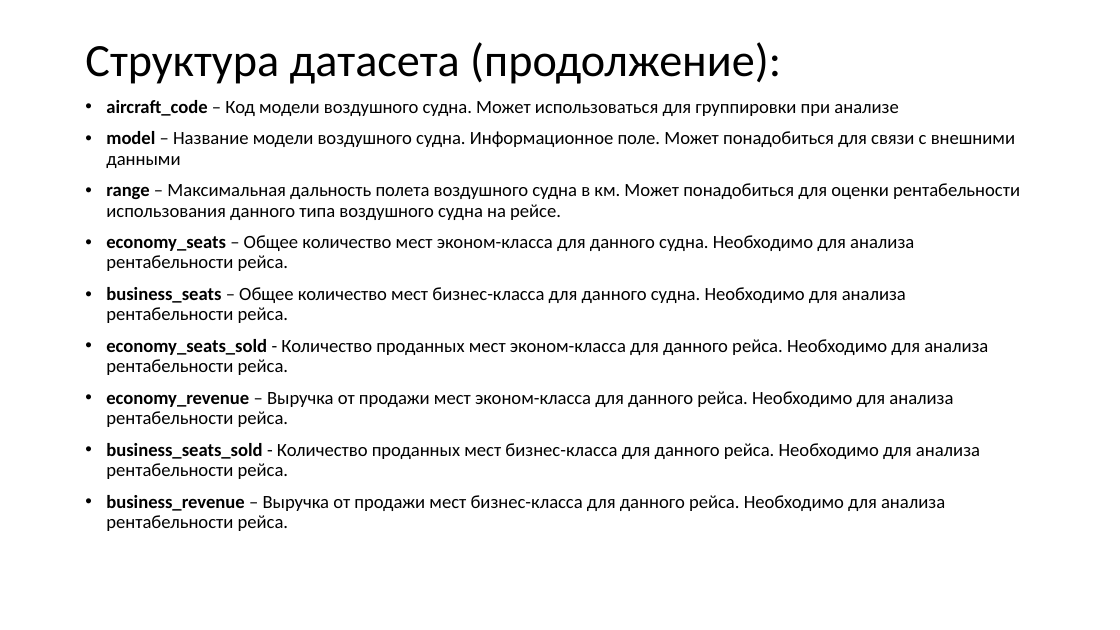
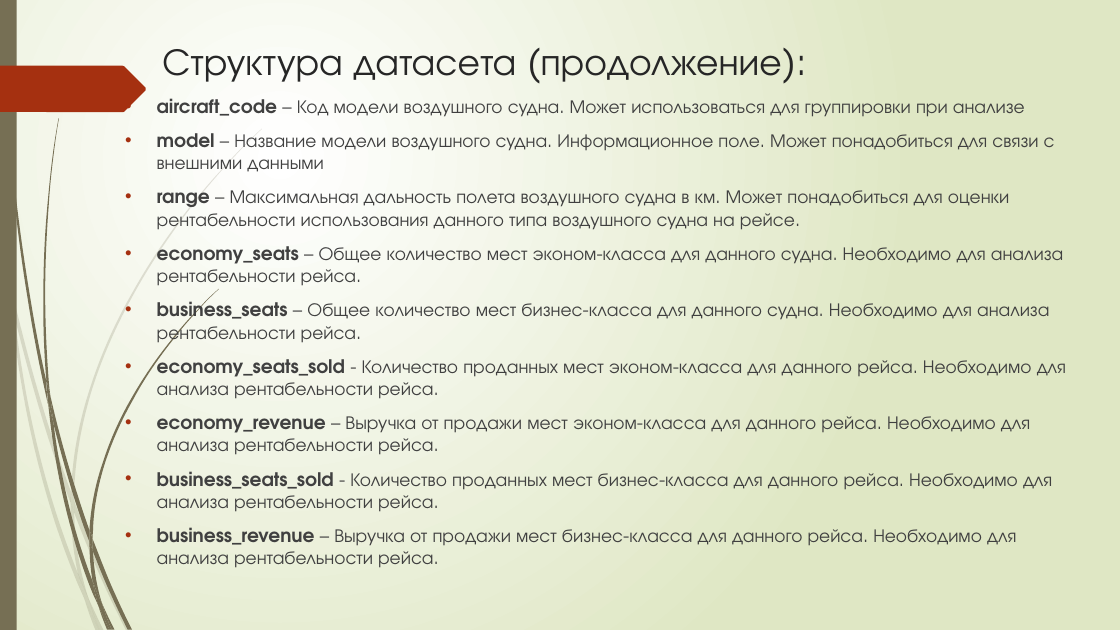
Before and after one commit to stselikov/skillfactory_rds, a slide deck: slide 4 of module_4/Project 4 Tselikov Sergey.pptx. Drawn at 1120x630 pixels with LibreOffice and Linux fonts; fonts in the diff are those of the drawing. Boxes give left, top, right and bottom in pixels: in the first picture for what was removed or moved away, otherwise in the second. Text is boxed around its words. In the diff, an @@ line names an element or a change of style, - is before the commit and + after.

```diff
--- a/module_4/Project 4 Tselikov Sergey.pptx
+++ b/module_4/Project 4 Tselikov Sergey.pptx
@@ background #FFFFFF to gradient #FFFFFF to #DFE8C4 @@
@@ rectangle added at (0,0,17,630), fill #766F54 @@
@@ title "Структура датасета (продолжение):": place and size @@
-title "Структура датасета (продолжение):" at (85,42,781,84)
+title "Структура датасета (продолжение):" at (162,49,782,82)
@@ title "Структура датасета (продолжение):" at (162,49,782,82): size 39.6 to 32.4 pt, font Calibri to TeX Gyre Adventor, text colour #000000 to #262626; line spacing 0.9 to 1; vertical alignment middle to top @@
@@ freeform shape added at (0,66,146,112), fill #A53010 @@
@@ text "aircraft_code – Код модели воздушного ...": place and size @@
-text "aircraft_code – Код модели воздушного ..." at (106,100,1020,531)
+text "aircraft_code – Код модели воздушного ..." at (157,98,1066,568)
@@ text "aircraft_code – Код модели воздушного ..." at (157,98,1066,568): font Calibri to TeX Gyre Adventor, text colour #000000 to #404040; indent changed; line spacing 0.9 to 1 @@
@@ group added at (0,129,262,630): 10 freeform shapes @@
@@ group added at (3,0,218,630): 12 freeform shapes @@
```
Also in this commit, not shown: 5 other slides changed, 2 slides added, 1 other file.
